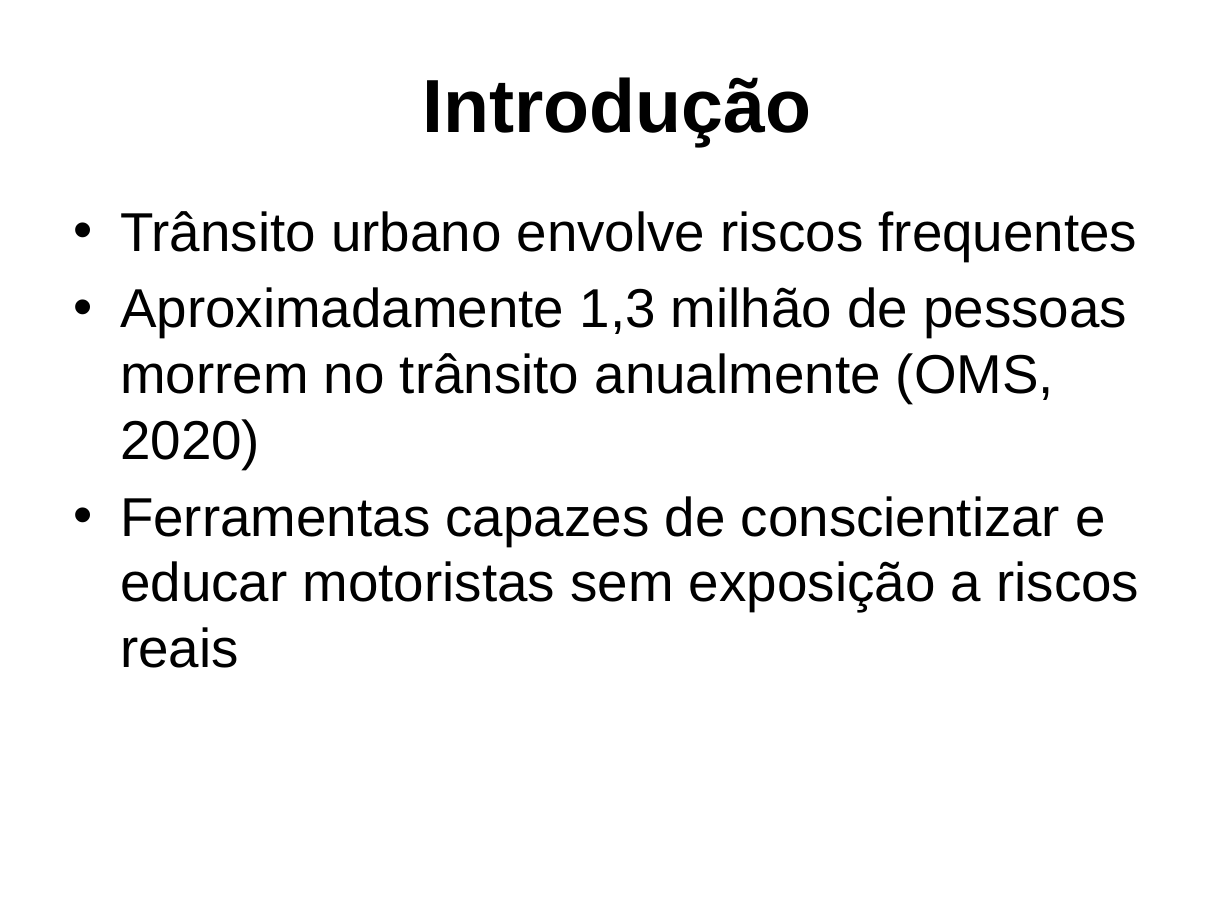
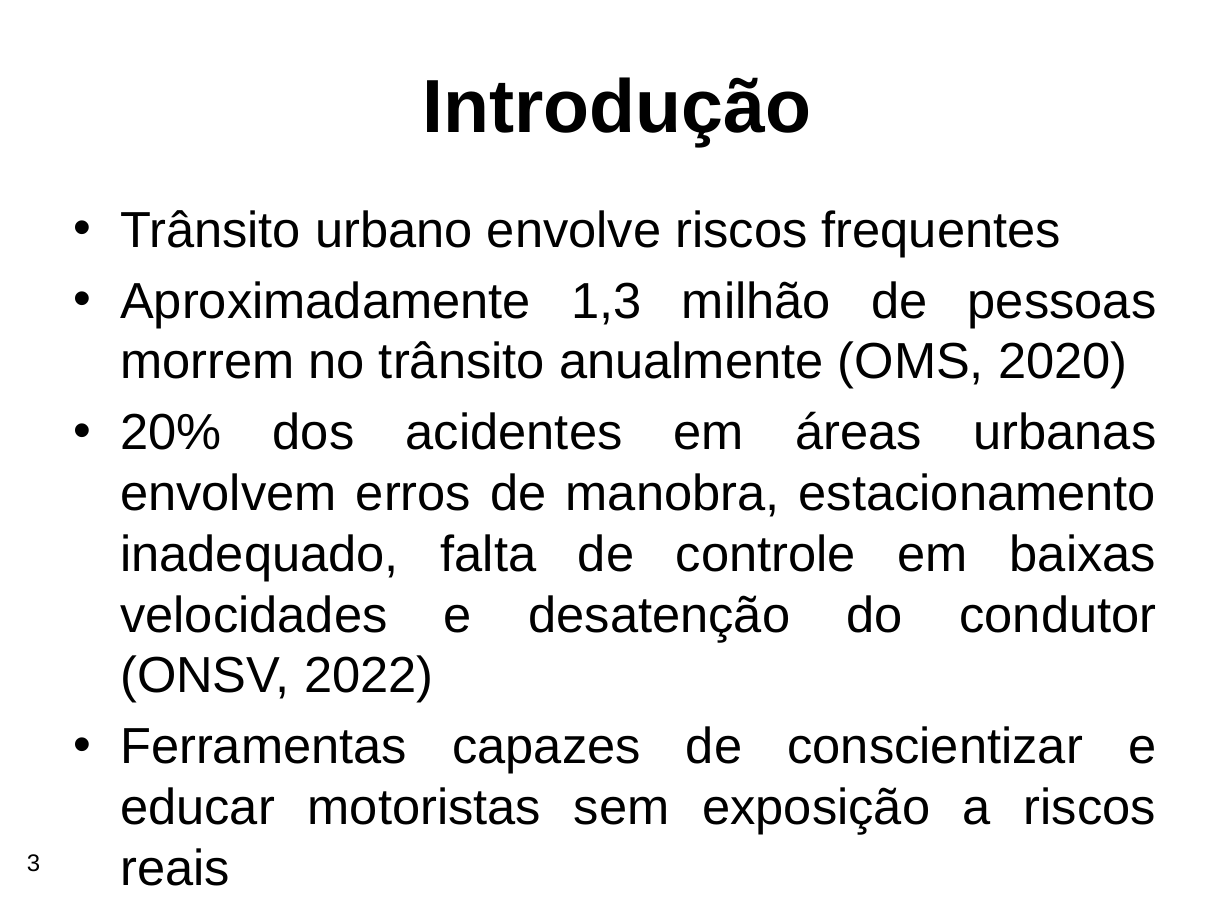
Before and after one commit to gustavobruder/furb-bcc-tcc-2026, a slide deck: slide 3 of Documentos/Apresentacao-TCC-BCC-GustavoBaroniBruder.pptx. Drawn at 1232x924 pixels with LibreOffice and Linux fonts; fonts in the diff are those of the drawing; background and template pictures are left out. Boxes give left, top, right and bottom in pixels: in the first picture for what was removed or moved away, otherwise in the second. Text is boxed around its words. In the diff, an @@ line names an element or a change of style, - is before the commit and + after.

```diff
--- a/Documentos/Apresentacao-TCC-BCC-GustavoBaroniBruder.pptx
+++ b/Documentos/Apresentacao-TCC-BCC-GustavoBaroniBruder.pptx
@@ text at [120,210,1157,835]: size 32 to 29.6 pt in "Trânsito urbano envolve riscos frequentes", "Aproximadamente 1,3 milhão de pessoas morrem no ...", "Ferramentas capazes de conscientizar e educar motoristas ..."; alignment left to justified @@
@@ text at [120,411,1157,703]: paragraph added @@
+• 20% dos acidentes em áreas urbanas envolvem erros de manobra, estacionamento inadequado, falta de controle em baixas velocidades e desatenção do condutor (ONSV, 2022)
@@ page number added at [27,854,40,872], 14 pt, text #000000 @@
+3
```
Also in this commit, not shown: 27 other slides changed, 16 slides added, 3 slides removed, 1 other file.
